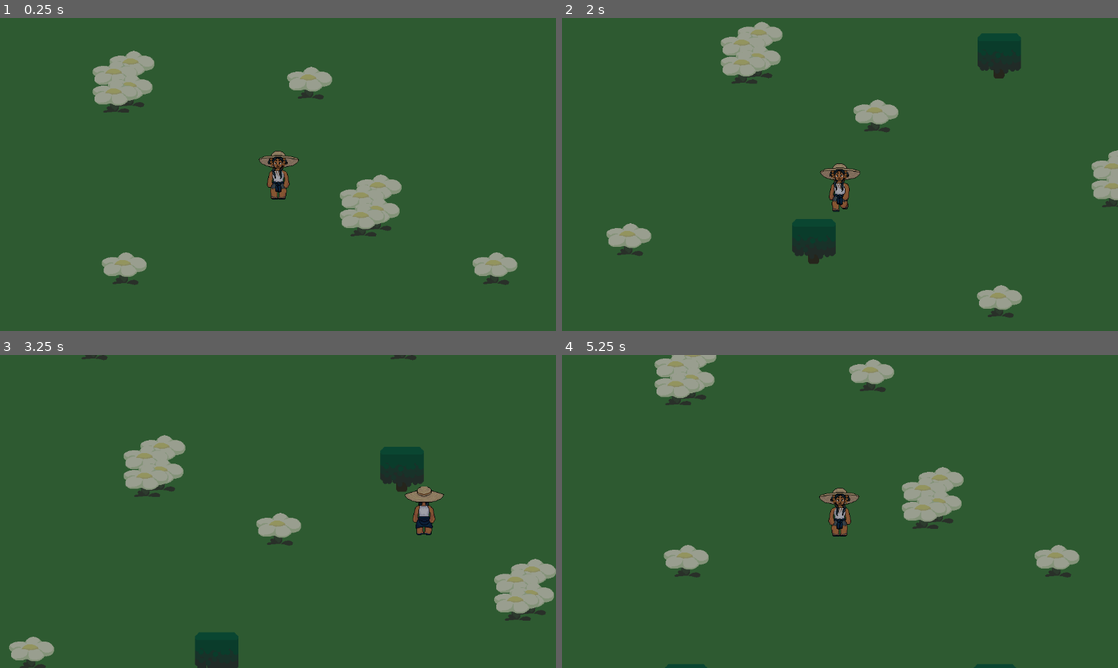
Above: before the commit, frames 1-4 (two rows, left to right).
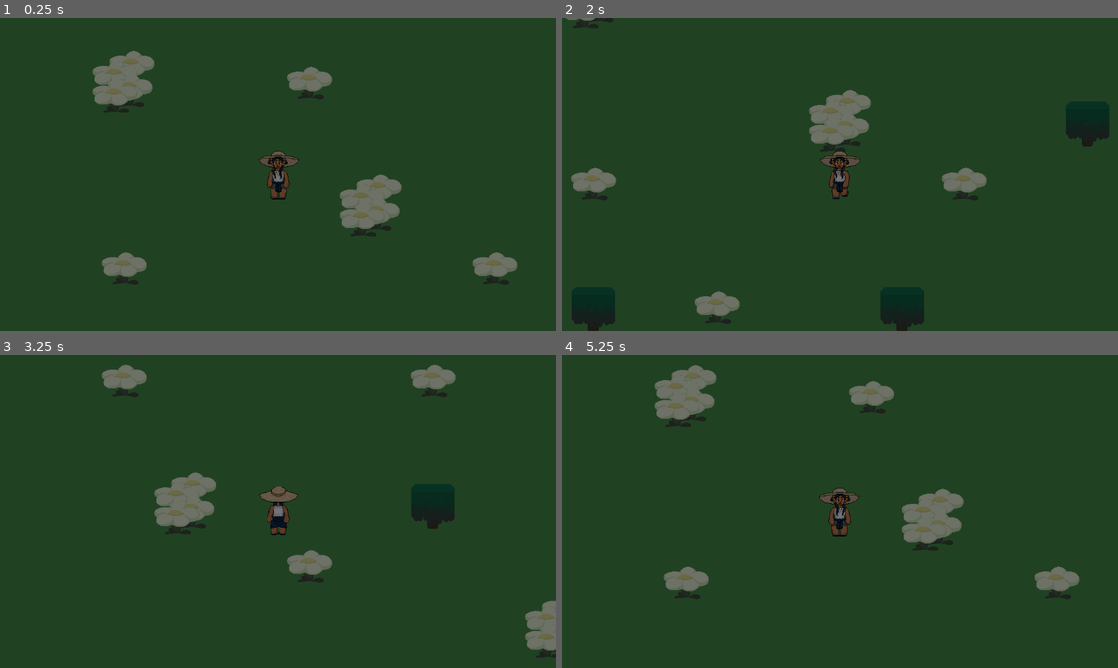
Above: after the commit, the same moments.

Repository: mhsgamedevelopmentclub/Eontide
Game: Godot game, scene res://scenes/game.tscn
The game is run twice, just before and just after one commit, with the same random seed, the same clock (stepped at 60 frames per second) and the same inputs.
Inputs:
- Up to frame 1 (0.25 s): no input
- Up to frame 2 (2 s): tap Enter at 0.5 s; hold D (move_right) 0.53-1.28 s; hold Down (move_down) from 1.28 s (still down)
- Up to frame 3 (3.25 s): release Down (move_down) at 2.03 s; hold D (move_right) 2.03-2.78 s; hold W (move_up) from 2.78 s (still down)
- Up to frame 4 (5.25 s): release W (move_up) at 3.53 s; hold A (move_left) 3.53-5.03 s; hold Down (move_down) from 5.03 s (still down)

The runs differ from the first frame. In frame 1, 99% of the frame differs, in the area x 0-100%, y 0-100%; in frame 2, 98%; in frame 3, 98%; in frame 4, 99%.

Commit message:
add shader effects & sprite animations:

Diff:
--- /dev/null
+++ b/eontide/resources/enemy_entity_anim.tres
@@ -0,0 +1,14 @@
+[gd_resource type="SpriteFrames" load_steps=2 format=3 uid="uid://dh55un7roer7l"]
+
+[ext_resource type="Texture2D" uid="uid://7hcj8hqufq7y" path="res://assets/Generic enemy pixel sprite.png" id="1_88gro"]
+
+[resource]
+animations = [{
+"frames": [{
+"duration": 1.0,
+"texture": ExtResource("1_88gro")
+}],
+"loop": false,
+"name": &"default",
+"speed": 5.0
+}]
--- /dev/null
+++ b/eontide/resources/rain_shader_material.tres
@@ -0,0 +1,17 @@
+[gd_resource type="ShaderMaterial" load_steps=2 format=3 uid="uid://dtbavw6rvpvdp"]
+
+[ext_resource type="Shader" path="res://shaders/rain_steampunkdemon/rain_and_snow_shader.gdshader" id="1_urpas"]
+
+[resource]
+shader = ExtResource("1_urpas")
+shader_parameter/rain_amount = 200.0
+shader_parameter/near_rain_length = 0.2
+shader_parameter/far_rain_length = 0.1
+shader_parameter/near_rain_width = 1.0
+shader_parameter/far_rain_width = 0.5
+shader_parameter/near_rain_transparency = 1.0
+shader_parameter/far_rain_transparency = 0.5
+shader_parameter/rain_color = Color(0.6, 0.6, 0.6, 1)
+shader_parameter/base_rain_speed = 0.5
+shader_parameter/additional_rain_speed = 0.5
+shader_parameter/slant = 0.2
--- /dev/null
+++ b/eontide/scenes/enemy.tscn
@@ -0,0 +1,16 @@
+[gd_scene load_steps=4 format=3 uid="uid://cw144abcsc5l1"]
+
+[ext_resource type="Script" path="res://scripts/entity.gd" id="1_2jclc"]
+[ext_resource type="SpriteFrames" uid="uid://dh55un7roer7l" path="res://resources/enemy_entity_anim.tres" id="2_q22gl"]
+
+[sub_resource type="RectangleShape2D" id="RectangleShape2D_qn0bv"]
+size = Vector2(100, 75)
+
+[node name="Enemy" type="CharacterBody2D"]
+script = ExtResource("1_2jclc")
+
+[node name="AnimatedSprite2D" type="AnimatedSprite2D" parent="."]
+sprite_frames = ExtResource("2_q22gl")
+
+[node name="CollisionShape2D" type="CollisionShape2D" parent="."]
+shape = SubResource("RectangleShape2D_qn0bv")
--- a/eontide/scenes/game.tscn
+++ b/eontide/scenes/game.tscn
@@ -1,12 +1,28 @@
-[gd_scene load_steps=3 format=3 uid="uid://cffamuqb4w6ij"]
+[gd_scene load_steps=4 format=3 uid="uid://cffamuqb4w6ij"]
 
+[ext_resource type="Material" uid="uid://dtbavw6rvpvdp" path="res://resources/rain_shader_material.tres" id="1_77c0w"]
 [ext_resource type="TileSet" uid="uid://badpsbv55xjd0" path="res://resources/overworld_tileset.tres" id="1_xjrh0"]
 [ext_resource type="PackedScene" uid="uid://diwnfv1g8qda3" path="res://scenes/player.tscn" id="2_1mt67"]
 
 [node name="Game" type="Node2D"]
 
+[node name="CanvasLayer" type="CanvasLayer" parent="."]
+
+[node name="Rain" type="ColorRect" parent="CanvasLayer"]
+visible = false
+material = ExtResource("1_77c0w")
+anchors_preset = 15
+anchor_right = 1.0
+anchor_bottom = 1.0
+grow_horizontal = 2
+grow_vertical = 2
+size_flags_horizontal = 3
+size_flags_vertical = 3
+color = Color(1, 1, 1, 0)
+metadata/_edit_use_anchors_ = true
+
 [node name="CanvasModulate" type="CanvasModulate" parent="."]
-color = Color(0.7, 0.7, 0.7, 1)
+color = Color(0.5, 0.5, 0.5, 1)
 
 [node name="TileMap" type="TileMap" parent="."]
 tile_set = ExtResource("1_xjrh0")
@@ -16,6 +32,5 @@
 layer_1/name = "grass"
 layer_1/tile_data = PackedInt32Array(-131071, 196608, 0, 65540, 196608, 0, -131066, 196608, 0, 131070, 196608, 0, -1966 …(195 unchanged characters)…
 
-[node name="Player" parent="." node_paths=PackedStringArray("tilemap") instance=ExtResource("2_1mt67")]
+[node name="Player" parent="." instance=ExtResource("2_1mt67")]
 position = Vector2(128, 0)
-tilemap = NodePath("../TileMap")
--- a/eontide/scenes/player.tscn
+++ b/eontide/scenes/player.tscn
@@ -1,14 +1,16 @@
-[gd_scene load_steps=5 format=3 uid="uid://diwnfv1g8qda3"]
+[gd_scene load_steps=4 format=3 uid="uid://diwnfv1g8qda3"]
 
 [ext_resource type="Script" path="res://scripts/player.gd" id="1_1js83"]
 [ext_resource type="SpriteFrames" uid="uid://d1r0khitfu2aw" path="res://resources/player_entity_anim.tres" id="2_3h3ck"]
-[ext_resource type="Script" path="res://scripts/entity_camera.gd" id="3_3qxia"]
 
 [sub_resource type="RectangleShape2D" id="RectangleShape2D_hi1oy"]
 size = Vector2(74, 104)
 
-[node name="Player" type="CharacterBody2D"]
+[node name="Player" type="CharacterBody2D" node_paths=PackedStringArray("anim_sprite")]
+motion_mode = 1
+wall_min_slide_angle = 0.0
 script = ExtResource("1_1js83")
+anim_sprite = NodePath("Sprite2D")
 
 [node name="Sprite2D" type="AnimatedSprite2D" parent="."]
 sprite_frames = ExtResource("2_3h3ck")
@@ -17,5 +19,4 @@
 [node name="CollisionShape2D" type="CollisionShape2D" parent="."]
 shape = SubResource("RectangleShape2D_hi1oy")
 
-[node name="EntityCamera" type="Camera2D" parent="."]
-script = ExtResource("3_3qxia")
+[node name="Camera2D" type="Camera2D" parent="."]
--- a/eontide/scripts/entity.gd
+++ b/eontide/scripts/entity.gd
@@ -1,8 +1,10 @@
 class_name Entity
 extends CharacterBody2D
 
-@export var tilemap: TileMap
-@export var movement_speed: float = 500.0
+@export var anim_sprite: AnimatedSprite2D
+
+@export var movement_speed: float = 256.0
+
 var direction: Vector2
 
 func _physics_process(_delta: float) -> void:
--- a/eontide/scripts/entity_camera.gd
+++ /dev/null
@@ -1,12 +0,0 @@
-class_name EntityCamera
-extends Camera2D
-
-func _ready():
-	var tilemap: TileMap = (get_parent() as Entity).tilemap
-	var map_rect: Rect2i = tilemap.get_used_rect()
-	var tile_size: Vector2i = tilemap.tile_set.tile_size
-	# TODO: for some reason this is still ignoring the top row of tiles
-	limit_left = map_rect.position.x * tile_size.x
-	limit_top = map_rect.position.y * tile_size.y
-	limit_right = map_rect.end.x * tile_size.x
-	limit_bottom = map_rect.end.y * tile_size.y
--- /dev/null
+++ b/eontide/scripts/overworld.gd
@@ -0,0 +1,14 @@
+class_name Overworld
+extends Node2D
+
+@onready var tilemap: TileMap = $TileMap as TileMap
+
+var world_bounds: Array[Vector2i]
+
+func _ready() -> void:
+	var map_rect: Rect2i = tilemap.get_used_rect()
+	var tile_size: Vector2i = tilemap.tile_set.tile_size
+	world_bounds[0] = Vector2i(
+		map_rect.position.x * tile_size.x, map_rect.position.y * tile_size.y)
+	world_bounds[1] = Vector2i(
+		map_rect.end.x * tile_size.x, map_rect.end.y * tile_size.y)
--- a/eontide/scripts/player.gd
+++ b/eontide/scripts/player.gd
@@ -1,7 +1,5 @@
 class_name Player
 extends Entity
-
-@onready var anim_sprite: AnimatedSprite2D = $Sprite2D as AnimatedSprite2D
 
 func _process(_delta: float) -> void:
 	direction = Input.get_vector(
--- /dev/null
+++ b/eontide/shaders/rain_steampunkdemon/rain_and_snow_shader.gdshader
@@ -0,0 +1,39 @@
+// Rain and Snow shader by Brian Smith (steampunkdemon.itch.io)
+// MIT licence
+
+shader_type canvas_item;
+
+uniform float rain_amount = 200.0;
+uniform float near_rain_length : hint_range(0.01, 1.0) = 0.2;
+uniform float far_rain_length : hint_range(0.01, 1.0) = 0.1;
+uniform float near_rain_width : hint_range(0.1, 1.0) = 1.0;
+uniform float far_rain_width : hint_range(0.1, 1.0) = 0.5;
+uniform float near_rain_transparency : hint_range(0.1, 1.0) = 1.0;
+uniform float far_rain_transparency : hint_range(0.1, 1.0) = 0.5;
+// Replace the below reference to source_color with hint_color if you are using a version of Godot before 4.0.
+uniform vec4 rain_color : source_color = vec4(0.8, 0.8, 0.8, 1.0);
+uniform float base_rain_speed : hint_range(0.1, 1.0) = 0.5;
+uniform float additional_rain_speed : hint_range(0.1, 1.0) = 0.5;
+uniform float slant : hint_range(-1.0, 1.0) = 0.2;
+
+void fragment() {
+// To control the rainfall from your program comment out the below line and add a new uniform above as:
+// uniform float time = 10000.0;
+// Then update the time uniform from your _physics_process function by adding delta. You can then pause the rainfall by not changing the time uniform.
+	float time = 10000.0 + TIME;
+
+// Uncomment the following line if you are applying the shader to a TextureRect and using a version of Godot before 4.0.
+//	COLOR = texture(TEXTURE,UV);
+
+	vec2 uv = vec2(0.0);
+	float remainder = mod(UV.x - UV.y * slant, 1.0 / rain_amount);
+	uv.x = (UV.x - UV.y * slant) - remainder;
+	float rn = fract(sin(uv.x * rain_amount));
+	uv.y = fract((UV.y + rn));
+
+// Blurred trail. Works well for rain:
+COLOR = mix(COLOR, rain_color, smoothstep(1.0 - (far_rain_length + (near_rain_length - far_rain_length) * rn), 1.0, fract(uv.y - time * (base_rain_speed + additional_rain_speed * rn))) * (far_rain_transparency + (near_rain_transparency - far_rain_transparency) * rn) * step(remainder * rain_amount, far_rain_width + (near_rain_width - far_rain_width) * rn));
+
+// No trail. Works well for snow:
+// COLOR = mix(COLOR, rain_color, step(1.0 - (far_rain_length + (near_rain_length - far_rain_length) * rn), fract(uv.y - time * (base_rain_speed + additional_rain_speed * rn))) * (far_rain_transparency + (near_rain_transparency - far_rain_transparency) * rn) * step(remainder * rain_amount, far_rain_width + (near_rain_width - far_rain_width) * rn));
+}
Not shown, added: eontide/shaders/rain_steampunkdemon/LICENSE.rtf
